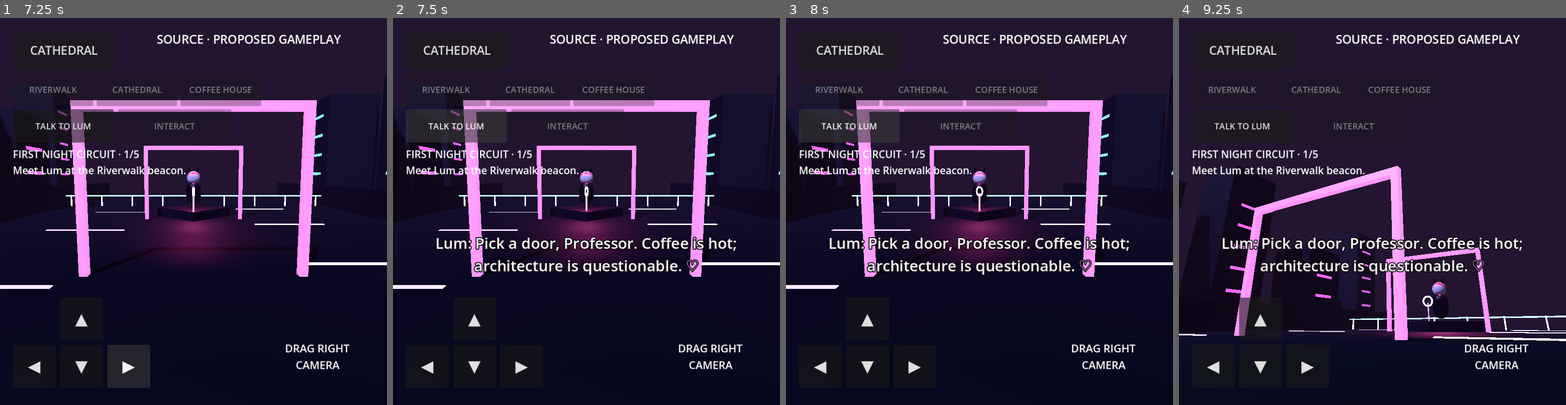
Above: before the commit, frames 1-4 (left to right).
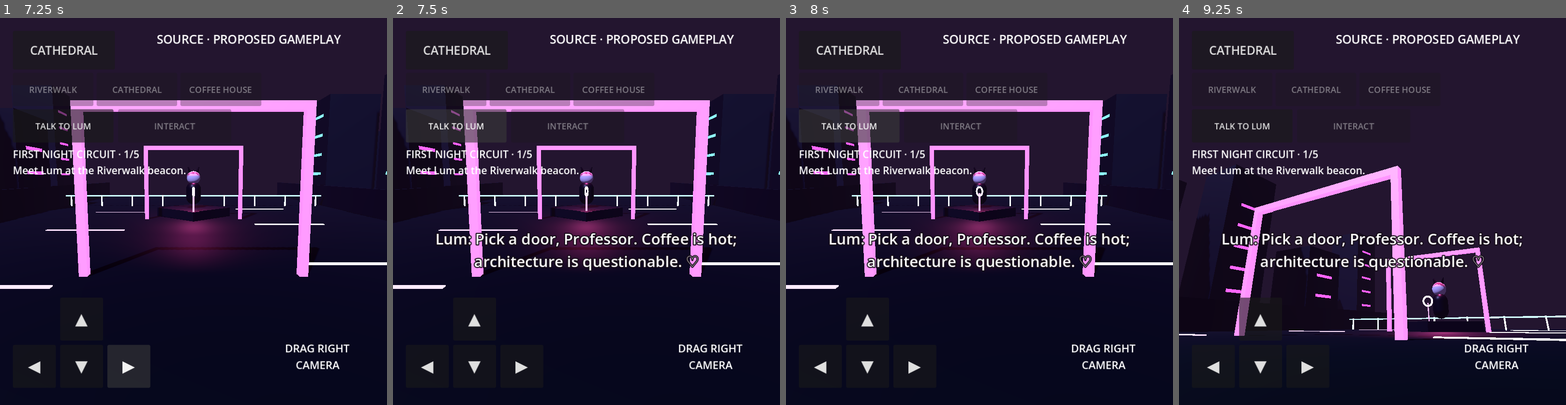
Above: after the commit, the same moments.

Repository: eggie-admin/LuHm-OS
Game: Godot game, scene res://scenes/Main.tscn
The game is run twice, just before and just after one commit, with the same random seed, the same clock (stepped at 60 frames per second) and the same inputs.
Inputs (mouse positions are in pixels of both pictures, inside the frame that each line leads up to):
- Up to frame 1 (7.25 s): click "ENTER NEON RIVERWALK" at 0.5 s; tap Enter (ui_accept) at 1.25, 1.52 s; move the mouse to (278, 192) at 1.27 s; hold Right (ui_right) 1.28-2 s; click (278, 192) at 1.42 s; drag from (116, 230) to (174, 288) at 2.02 s; click "CATHEDRAL" at 2.75 s; click "ENTER NEON RIVERWALK" at 3.5 s; click "▲" at 4.25 s; click "◀" at 5 s; click "▼" at 5.75 s; click "▶" at 6.5 s
- Up to frame 2 (7.5 s): click "TALK TO LUM" at 7.25 s
- Up to frame 3 (8 s): no input
- Up to frame 4 (9.25 s): tap Enter (ui_accept) at 8 s; move the mouse to (1411, 126) at 8.02 s; hold Right (ui_right) 8.03-8.75 s; drag from (1353, 288) to (1256, 153) at 8.77 s

Frame 1 is identical in both runs. In frame 2, 2.7% of the frame differs, in the area x 11-89%, y 55-67%; in frame 3, 2.7%; in frame 4, 2.8%.

Commit message:
fix mobile-landscape dialogue overlap without weakening safe layout

Diff:
--- a/scripts/game/gameHud.gd
+++ b/scripts/game/gameHud.gd
@@ -272,8 +272,11 @@
         _pads[i].size = Vector2(80, 80)
     quest_label.position = area.position + Vector2(0, 216)
     quest_label.size = Vector2(area.size.x, 72)
-    dialogue_label.position = Vector2(area.position.x, area.end.y - 320)
-    dialogue_label.size = Vector2(area.size.x, 128)
+    # Keep dialogue below the quest row and above touch controls in landscape.
+    # The old fixed 128px card overlapped the quest at 720px viewport height.
+    var dialogue_top := maxf(area.position.y + 292.0, area.end.y - 320.0)
+    dialogue_label.position = Vector2(area.position.x, dialogue_top)
+    dialogue_label.size = Vector2(area.size.x, maxf(0.0, minf(112.0, area.end.y - 196.0 - dialogue_top)))
     var summon_width := minf(420.0, area.size.x)
     summon_card.position = Vector2(area.position.x + maxf((area.size.x - summon_width) * 0.5, 0.0), area.end.y - 452.0)
     summon_card.size = Vector2(summon_width, 104)
